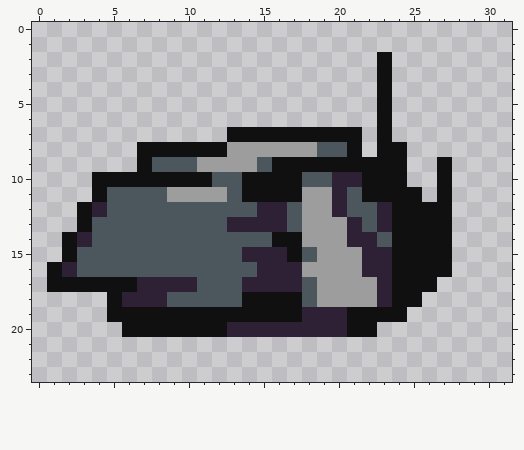
Two states of a pixel-art sprite, Entities/Vehicles/T70Turret/t70_turret.png. Above, as it was before the edit.
The file is 32x24 pixels.
Now the later version:
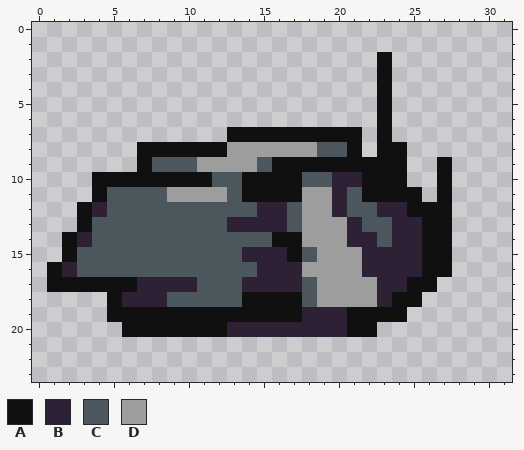
Palette (. is transparent): A #101010  B #2e2135  C #4c565d  D #9d9d9d
What changed:
The author changed colour A to colour B in row 12 at x 24; in rows 13 to 16 at x 24 to 25; in row 17 at x 24.
The author changed colour B to colour C in row 13 at x 23.
Boxes around the changes in both pictures, in picture pixels (x1, y1, x2, y2):
changed: (377, 202, 422, 292)
